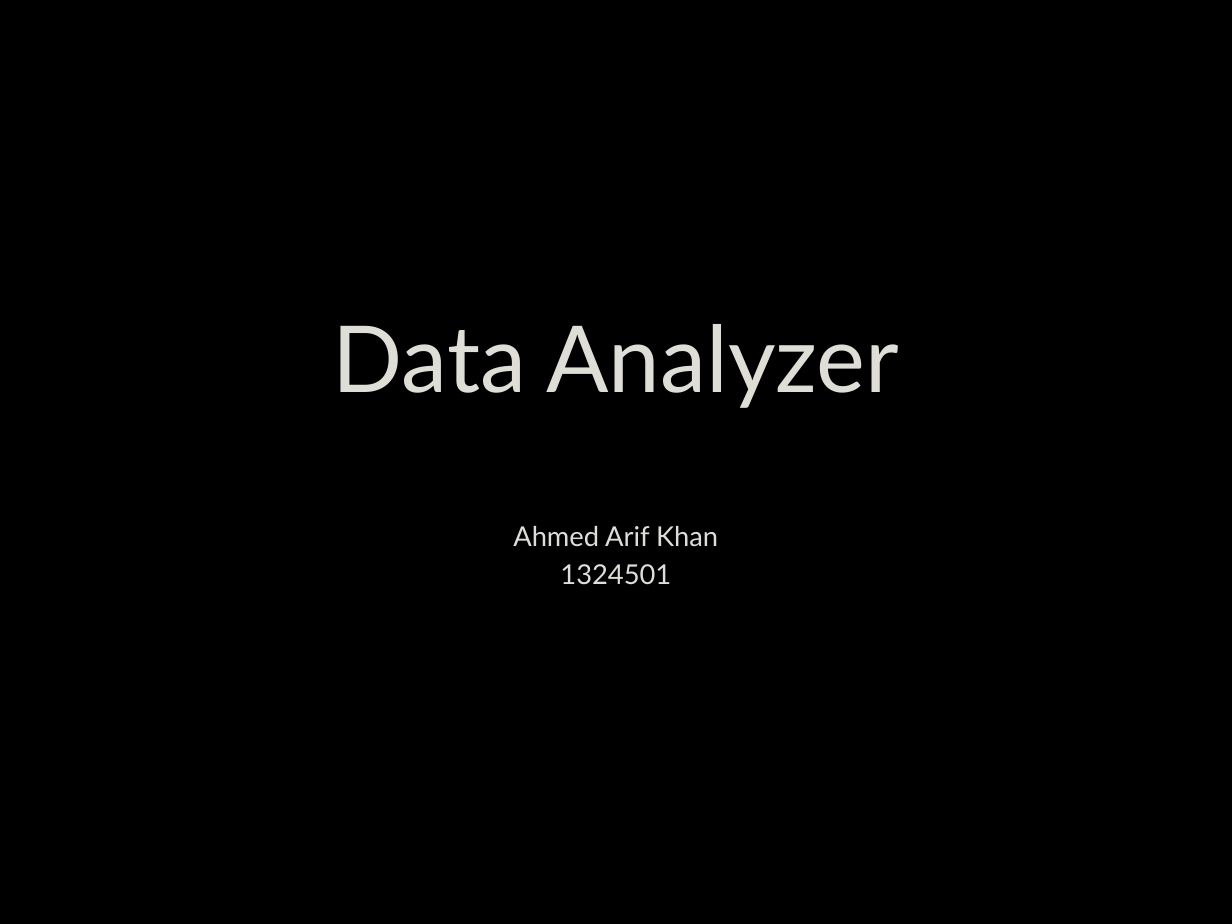
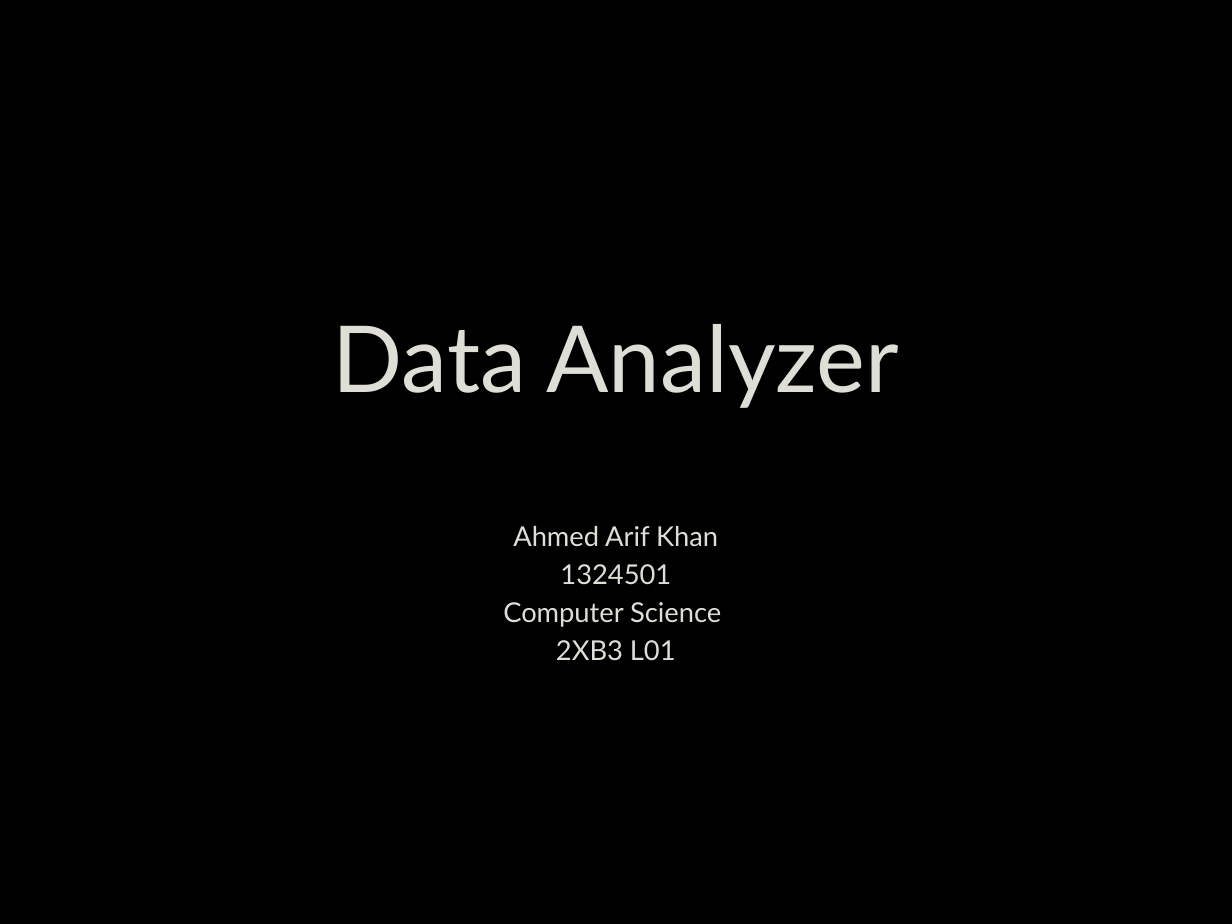
Before and after one commit to AhmedAKhan/2XB3FinalProject, a slide deck: slide 1 of ProposalSlides.pptx. Drawn at 1232x924 pixels with LibreOffice and Linux fonts; fonts in the diff are those of the drawing; background and template pictures are left out. Boxes give left, top, right and bottom in pixels: in the first picture for what was removed or moved away, otherwise in the second. Text is boxed around its words. In the diff, an @@ line names an element or a change of style, - is before the commit and + after.

```diff
--- a/ProposalSlides.pptx
+++ b/ProposalSlides.pptx
@@ subtitle at (503, 602, 721, 661): paragraphs added @@
+Computer Science
+2XB3 L01
```
Also in this commit, not shown: 3 slides added, 3 slides removed, 1 other file.
